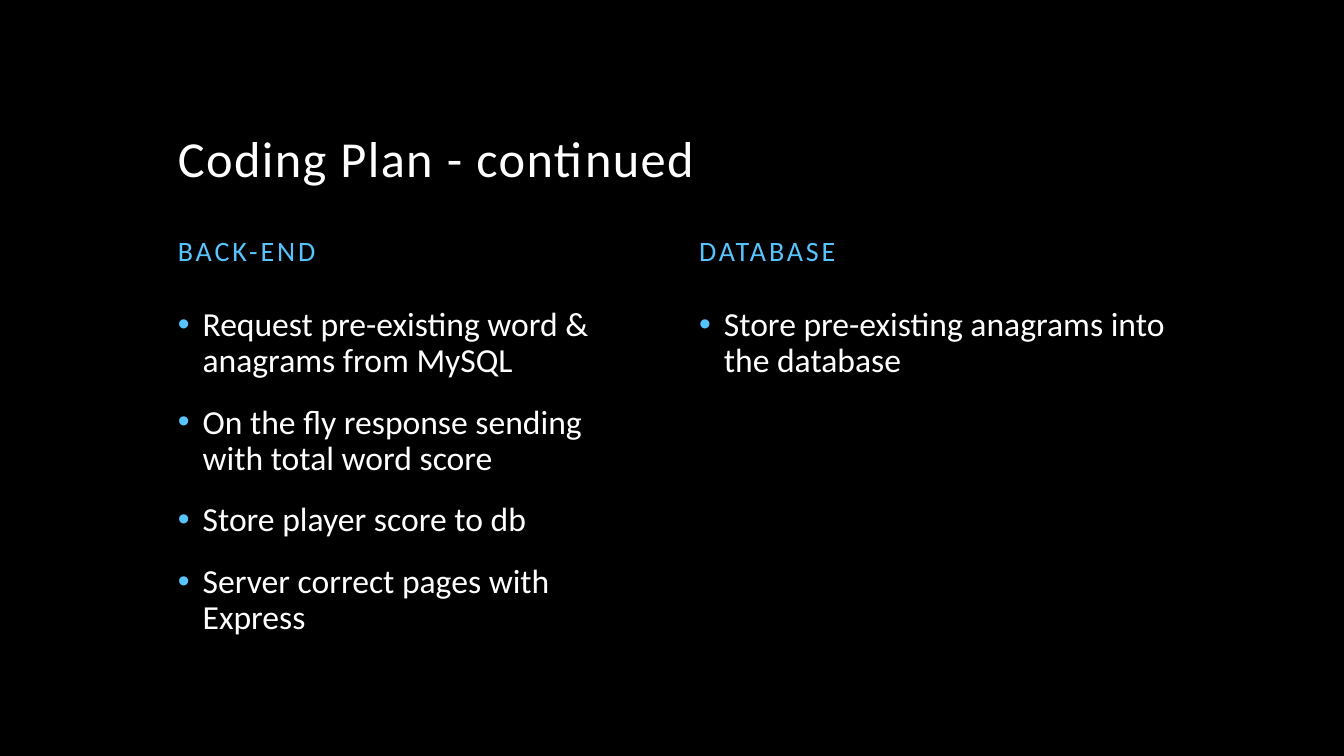
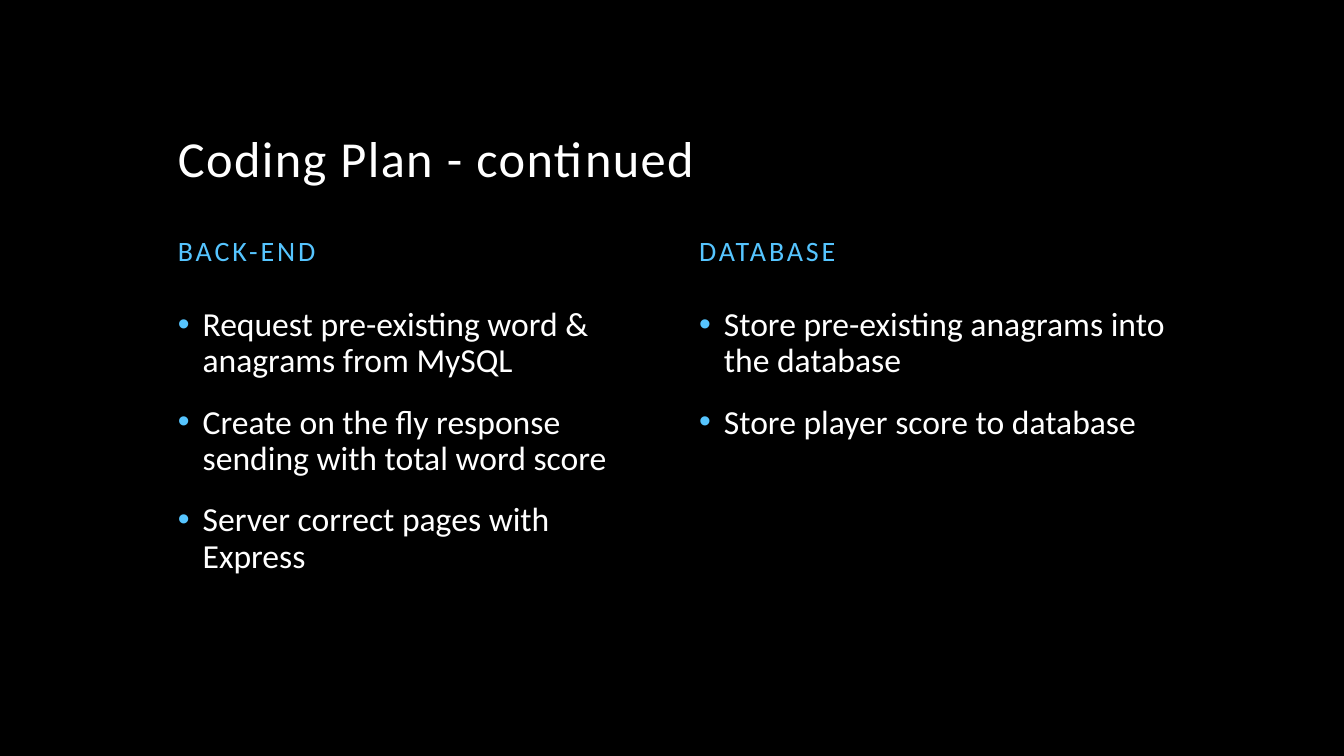
Before and after one commit to CoreyDH/Rangama, a slide deck: slide 7 of Anagram Presentation.pptx. Drawn at 1344x756 pixels with LibreOffice and Linux fonts; fonts in the diff are those of the drawing; background and template pictures are left out. Boxes give left, top, right and bottom in pixels: in the first picture for what was removed or moved away, otherwise in the second. Text is boxed around its words. In the diff, an @@ line names an element or a change of style, - is before the commit and + after.

```diff
--- a/Anagram Presentation.pptx
+++ b/Anagram Presentation.pptx
@@ text at (x1=203, y1=410, x2=607, y2=476): text changed @@
-• On the fly response sending with total word score
-• Store player score to db
+• Create on the fly response sending with total word score
@@ text at (x1=724, y1=410, x2=1136, y2=440): paragraph added @@
+• Store player score to database
```
Also in this commit, not shown: 3 other slides changed, 2 slides added, 5 other files.
